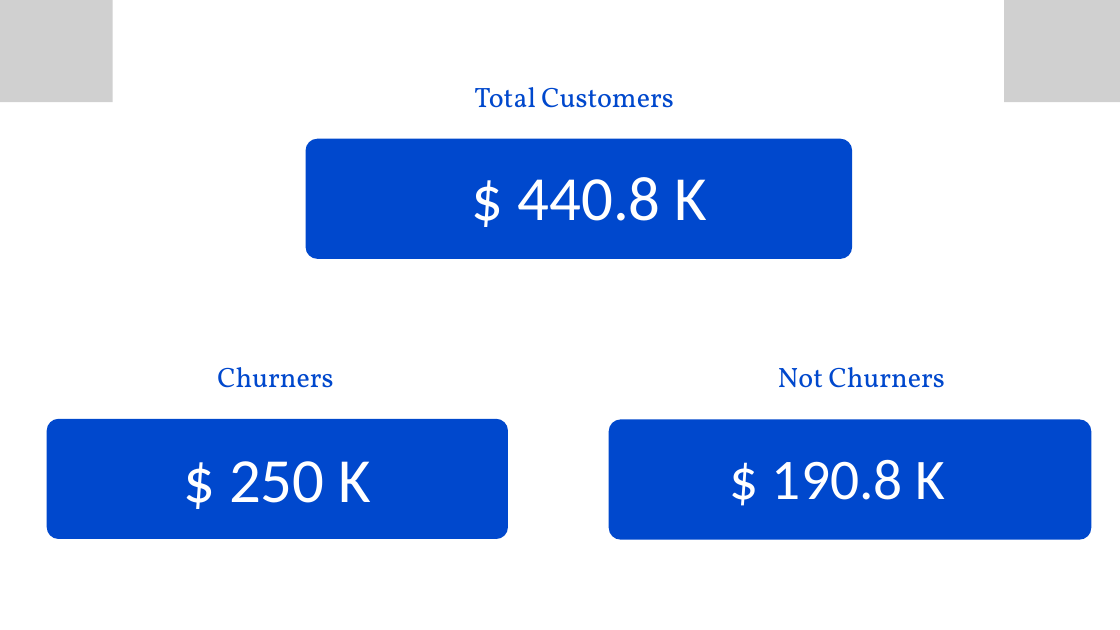
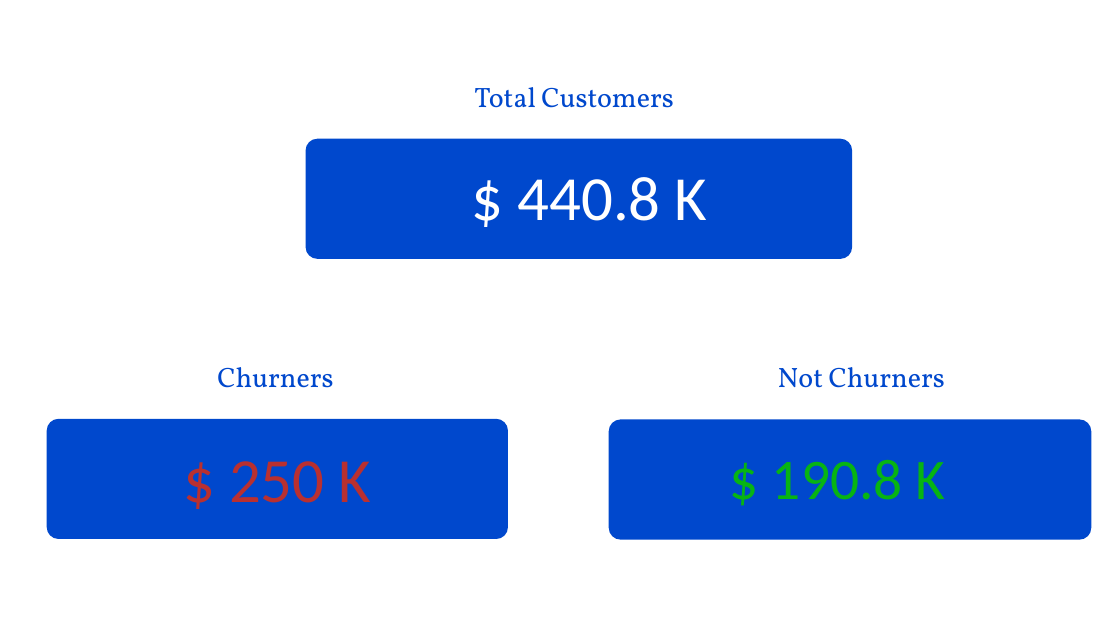
Before and after one commit to Mostafadars/Data-Analysis-DEPI, a slide deck: slide 2 of Customer Churn/Customer Churn Presentation.pptx. Drawn at 1120x630 pixels with LibreOffice and Linux fonts; fonts in the diff are those of the drawing; grey boxes stand for pictures; background and template pictures are left out. Boxes give left, top, right and bottom in pixels: in the first picture for what was removed or moved away, otherwise in the second. Text is boxed around its words. In the diff, an @@ line names an element or a change of style, - is before the commit and + after.

```diff
--- a/Customer Churn/Customer Churn Presentation.pptx
+++ b/Customer Churn/Customer Churn Presentation.pptx
@@ picture removed at [0,0,113,102] @@
@@ picture removed at [1004,0,1120,102] @@
@@ text "$ 250 K" at [229,461,372,503]: text colour #FFFFFF to #B93030 @@
@@ text "$ 190.8 K" at [772,460,946,500]: text colour #FFFFFF to #07B413 @@
```
Also in this commit, not shown: 7 other slides changed, 9 slides added.
